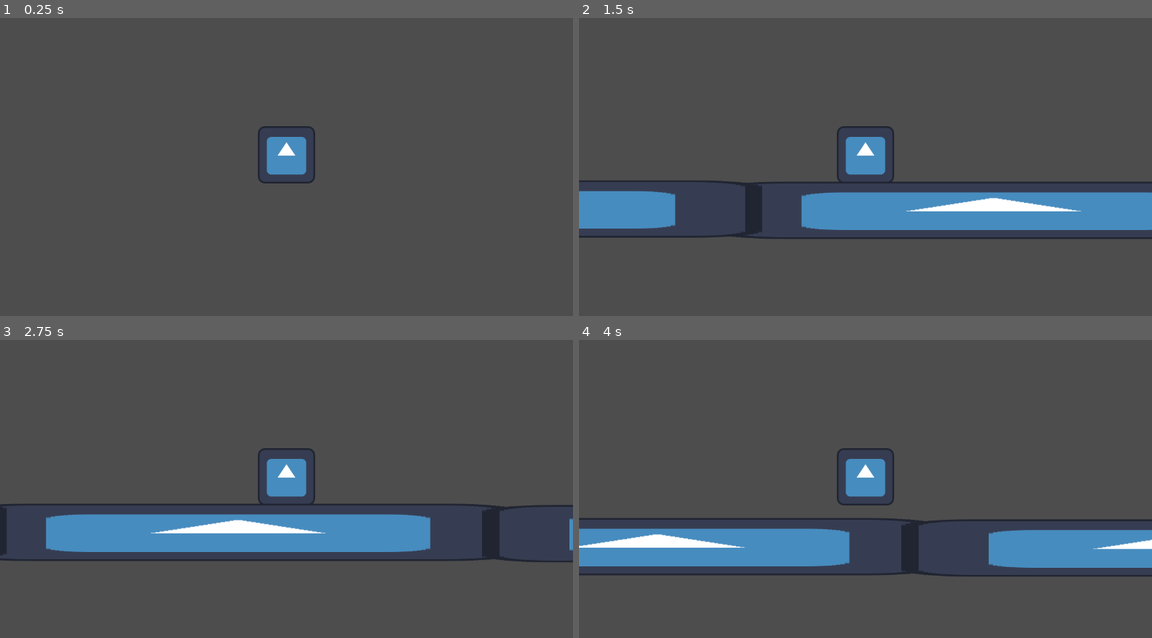
Above: before the commit, frames 1-4 (two rows, left to right).
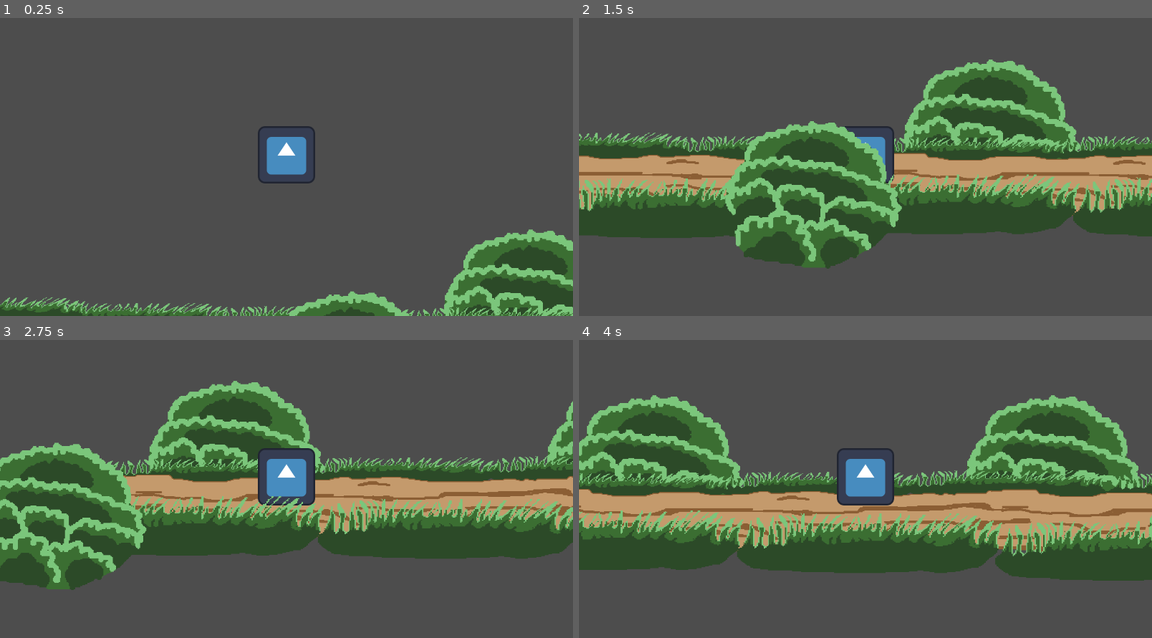
Above: after the commit, the same moments.

Repository: macmist/incremental-game
Game: Godot game, scene res://Scenes/Forest.tscn
Same seed, same stepped clock (60 frames per second), same inputs: the game is played once before the commit and once after it. This scene is started directly instead of the project's main scene. The engine's default icon, where the game draws it, is replaced by a stand-in: a white triangle on a blue panel in a dark square.
Inputs (mouse positions are in pixels of both pictures, inside the frame that each line leads up to):
- Up to frame 1 (0.25 s): no input
- Up to frame 2 (1.5 s): tap Enter (ui_accept) at 0.5 s; move the mouse to (991, 140) at 0.52 s; hold Right (move_right) from 0.53 s (still down); click (991, 140) at 0.67 s; tap Space (jump) at 0.77 s; move the mouse to (750, 169) at 1.27 s
- Up to frame 3 (2.75 s): tap Space (jump) at 1.52 s; move the mouse to (343, 405) at 2.02 s; release Right (move_right) at 2.03 s; hold Left (move_left) from 2.03 s (still down)
- Up to frame 4 (4 s): move the mouse to (836, 542) at 2.77 s; release Left (move_left) at 2.78 s; hold Right (move_right) from 2.78 s (still down); click (836, 542) at 2.92 s; tap Space (jump) at 3.02, 3.77 s; move the mouse to (1037, 524) at 3.52 s

The runs differ from the first frame. In frame 1, 8.3% of the frame differs, in the area x 0-100%, y 70-100%; in frame 2, 41%; in frame 3, 39%; in frame 4, 44%, in the area x 0-100%, y 18-81%.

Commit message:
feat: some wip graphics but at least it looks less boring now

Diff:
--- /dev/null
+++ b/Components/path.tscn
@@ -0,0 +1,16 @@
+[gd_scene load_steps=3 format=3 uid="uid://b2ejd8at1k3r3"]
+
+[ext_resource type="Texture2D" uid="uid://cipptjph55esq" path="res://Images/path.png" id="1_tq66a"]
+
+[sub_resource type="RectangleShape2D" id="RectangleShape2D_8d0n8"]
+size = Vector2(1000, 89)
+
+[node name="Path" type="Sprite2D"]
+position = Vector2(-165, 484)
+texture = ExtResource("1_tq66a")
+
+[node name="StaticBody2D" type="StaticBody2D" parent="."]
+
+[node name="CollisionShape2D" type="CollisionShape2D" parent="StaticBody2D"]
+position = Vector2(0, 34.5)
+shape = SubResource("RectangleShape2D_8d0n8")
--- /dev/null
+++ b/Components/rock_path.tscn
@@ -0,0 +1,12 @@
+[gd_scene load_steps=2 format=3 uid="uid://dwllm082adshc"]
+
+[ext_resource type="Texture2D" uid="uid://dosthfminn1kk" path="res://Images/rock_path.png" id="1_eqybx"]
+
+[node name="RockPath" type="Sprite2D"]
+position = Vector2(470, 273)
+texture = ExtResource("1_eqybx")
+
+[node name="StaticBody2D" type="StaticBody2D" parent="."]
+
+[node name="CollisionPolygon2D" type="CollisionPolygon2D" parent="StaticBody2D"]
+polygon = PackedVector2Array(2, -24, 81, -28, 110, -25, 115, -2, 64, 40, -92, 33, -113, 0, -99, -21)
--- a/Scenes/Forest.tscn
+++ b/Scenes/Forest.tscn
@@ -7,6 +7,9 @@
 [ext_resource type="PackedScene" uid="uid://n166q6n02bes" path="res://Components/AdvancedJumpComponent.tscn" id="5_dc6bf"]
 [ext_resource type="Script" path="res://Scripts/movement_component.gd" id="5_vtk3c"]
 [ext_resource type="PackedScene" uid="uid://c531rv7qckd6x" path="res://Components/Platform.tscn" id="7_nof50"]
+[ext_resource type="PackedScene" uid="uid://b2ejd8at1k3r3" path="res://Components/path.tscn" id="8_bgp1i"]
+[ext_resource type="Texture2D" uid="uid://lpsaka7wj4hr" path="res://Images/long-grass.png" id="9_ykrtj"]
+[ext_resource type="Texture2D" uid="uid://b4tccnk6nbfij" path="res://Images/Bush.png" id="10_okivm"]
 
 [sub_resource type="CapsuleShape2D" id="CapsuleShape2D_ci84u"]
 radius = 61.0
@@ -15,6 +18,7 @@
 [node name="Forest" type="Node2D"]
 
 [node name="Player" type="CharacterBody2D" parent="." node_paths=PackedStringArray("gravity_component", "input_component", "movement_component", "jump_component")]
+z_index = 2
 script = ExtResource("1_enrbd")
 gravity_component = NodePath("GravityComponent")
 input_component = NodePath("InputComponent")
@@ -47,22 +51,125 @@
 scale = Vector2(2.77779, 3.12499)
 limit_smoothed = true
 
-[node name="Platform" parent="." instance=ExtResource("7_nof50")]
-position = Vector2(551.5, 526)
-scale = Vector2(9.74219, 1)
-
-[node name="Platform4" parent="." instance=ExtResource("7_nof50")]
-position = Vector2(-588, 523)
-scale = Vector2(9.74219, 1)
-
 [node name="Platform5" parent="." instance=ExtResource("7_nof50")]
 position = Vector2(-1307, -422.5)
 scale = Vector2(9.74219, 15.7734)
 
-[node name="Platform2" parent="." instance=ExtResource("7_nof50")]
-position = Vector2(1721, 529)
-scale = Vector2(9.74219, 1)
-
 [node name="Platform3" parent="." instance=ExtResource("7_nof50")]
 position = Vector2(2349.5, 356)
 scale = Vector2(3.89844, 3.70312)
+
+[node name="Path" parent="." instance=ExtResource("8_bgp1i")]
+position = Vector2(-199, 486)
+
+[node name="Path2" parent="." instance=ExtResource("8_bgp1i")]
+position = Vector2(799, 487)
+
+[node name="Path3" parent="." instance=ExtResource("8_bgp1i")]
+position = Vector2(1798, 488)
+
+[node name="Back" type="Node2D" parent="."]
+z_index = -1
+
+[node name="Bush3" type="Sprite2D" parent="Back"]
+position = Vector2(548, 365)
+scale = Vector2(2.27746, 2.3169)
+texture = ExtResource("10_okivm")
+
+[node name="Bush4" type="Sprite2D" parent="Back"]
+position = Vector2(1438, 365)
+scale = Vector2(2.27746, 2.3169)
+texture = ExtResource("10_okivm")
+
+[node name="Bush5" type="Sprite2D" parent="Back"]
+position = Vector2(2173, 365)
+scale = Vector2(2.27746, 2.3169)
+texture = ExtResource("10_okivm")
+
+[node name="Long-grass" type="Sprite2D" parent="Back"]
+position = Vector2(915, 402)
+scale = Vector2(2.05093, 1)
+texture = ExtResource("9_ykrtj")
+
+[node name="Long-grass6" type="Sprite2D" parent="Back"]
+position = Vector2(494, 405)
+scale = Vector2(2.05093, 1)
+texture = ExtResource("9_ykrtj")
+
+[node name="Long-grass7" type="Sprite2D" parent="Back"]
+position = Vector2(65, 402)
+scale = Vector2(2.05093, 1)
+texture = ExtResource("9_ykrtj")
+
+[node name="Long-grass8" type="Sprite2D" parent="Back"]
+position = Vector2(-353, 395)
+scale = Vector2(2.05093, 1)
+texture = ExtResource("9_ykrtj")
+
+[node name="Long-grass9" type="Sprite2D" parent="Back"]
+position = Vector2(-671, 382)
+scale = Vector2(2.05093, 1)
+texture = ExtResource("9_ykrtj")
+
+[node name="Long-grass2" type="Sprite2D" parent="Back"]
+position = Vector2(1331, 399)
+scale = Vector2(2.05093, 1)
+texture = ExtResource("9_ykrtj")
+
+[node name="Long-grass3" type="Sprite2D" parent="Back"]
+position = Vector2(1783, 405)
+scale = Vector2(2.05093, 1)
+texture = ExtResource("9_ykrtj")
+
+[node name="Long-grass4" type="Sprite2D" parent="Back"]
+position = Vector2(2181, 402)
+scale = Vector2(2.05093, 1)
+texture = ExtResource("9_ykrtj")
+
+[node name="Long-grass5" type="Sprite2D" parent="Back"]
+position = Vector2(2181, 402)
+scale = Vector2(2.05093, 1)
+texture = ExtResource("9_ykrtj")
+
+[node name="Front" type="Node2D" parent="."]
+z_index = 3
+
+[node name="Long-grass" type="Sprite2D" parent="Front"]
+position = Vector2(-158, 533)
+scale = Vector2(2.73843, 2.14516)
+texture = ExtResource("9_ykrtj")
+
+[node name="Long-grass6" type="Sprite2D" parent="Front"]
+position = Vector2(-669, 527)
+scale = Vector2(2.73843, 2.14516)
+texture = ExtResource("9_ykrtj")
+
+[node name="Long-grass2" type="Sprite2D" parent="Front"]
+position = Vector2(448, 524)
+scale = Vector2(2.73843, 2.14516)
+texture = ExtResource("9_ykrtj")
+
+[node name="Long-grass3" type="Sprite2D" parent="Front"]
+position = Vector2(1026, 531)
+scale = Vector2(2.73843, 2.14516)
+texture = ExtResource("9_ykrtj")
+
+[node name="Long-grass4" type="Sprite2D" parent="Front"]
+position = Vector2(1603, 548)
+scale = Vector2(2.73843, 2.14516)
+texture = ExtResource("9_ykrtj")
+
+[node name="Long-grass5" type="Sprite2D" parent="Front"]
+position = Vector2(2216, 522)
+scale = Vector2(2.73843, 2.14516)
+texture = ExtResource("9_ykrtj")
+
+[node name="Bush" type="Sprite2D" parent="Front"]
+position = Vector2(149, 503)
+scale = Vector2(2.27746, 2.3169)
+texture = ExtResource("10_okivm")
+
+[node name="Bush2" type="Sprite2D" parent="Front"]
+position = Vector2(1846, 492)
+scale = Vector2(2.27746, 2.3169)
+texture = ExtResource("10_okivm")
Binary file added: Images/Bush.png
Not shown, added: Images/Bush.png.import
Binary file added: Images/long-grass.png
Not shown, added: Images/long-grass.png.import
Binary file added: Images/path.png
Not shown, added: Images/path.png.import
Binary file added: Images/rock_path.png
Not shown, added: Images/rock_path.png.import
Not shown: 1 places in Scenes/Forest.tscn that only renumber resources
